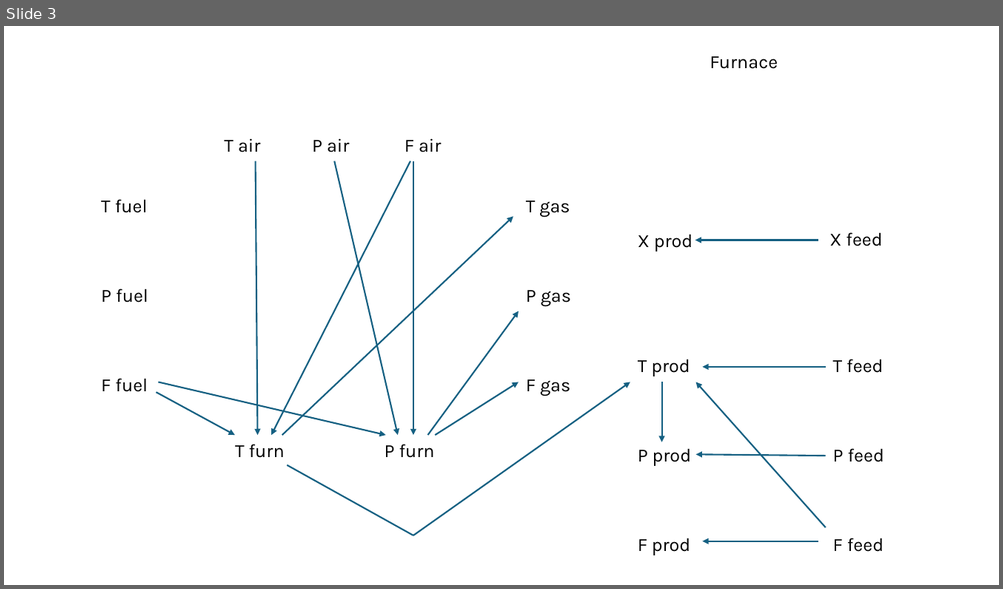
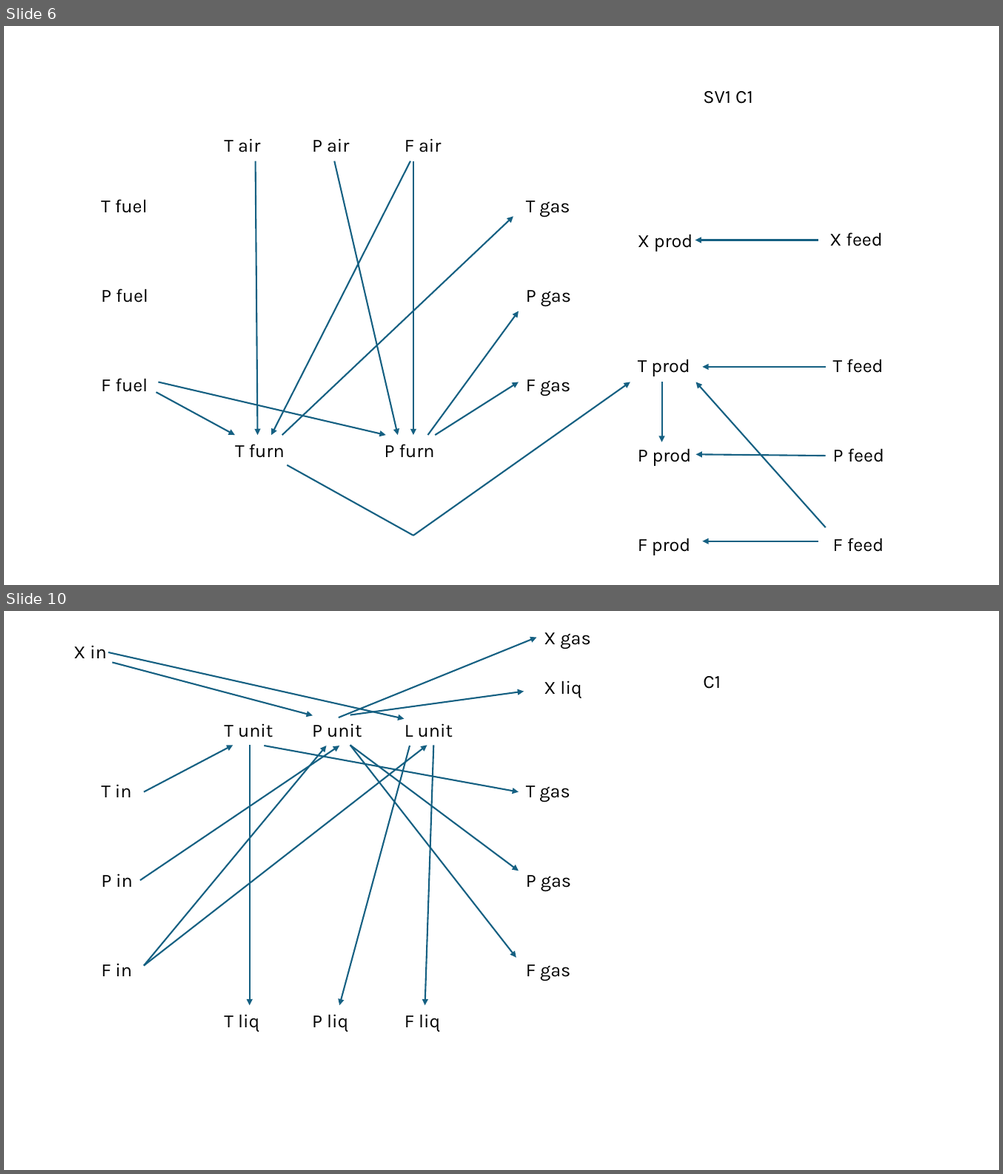
Before and after one commit to bdodd1/CPE440-Project---Graph-generation, a slide deck: Latent Subgraphs.pptx. Shown one above the other, each under a label of ours: slide 3 before the commit, slides 6 and 10 after it; the slides between them are not shown. The pictures are 1003x589 and 1003x1174 pixels, drawn with LibreOffice and Linux fonts; fonts in the diff are those of the drawing. Boxes give left, top, right and bottom in pixels: in the first picture for what was removed or moved away, otherwise in the second. Text is boxed around its words. In the diff, an @@ line names an element or a change of style, - is before the commit and + after.

```diff
--- a/Latent Subgraphs.pptx
+++ b/Latent Subgraphs.pptx
@@ slide 10 added at [4, 611, 999, 1170], background #FFFFFF @@
@@ text added at [543, 632, 590, 649], 18 pt, text #000000 @@
+X gas
@@ text added at [74, 645, 107, 658], 18 pt, text #000000 @@
+X in
@@ arrow added from (108, 652) to (404, 719), #156082 1.5 pt @@
@@ arrow added from (338, 718) to (537, 637), #156082 1.5 pt @@
@@ arrow added from (112, 663) to (313, 715), #156082 1.5 pt @@
@@ text added at [703, 676, 720, 689], 18 pt, text #000000 @@
+C1
@@ arrow added from (350, 715) to (524, 692), #156082 1.5 pt @@
@@ text added at [543, 681, 581, 698], 18 pt, text #000000 @@
+X liq
@@ text added at [224, 723, 452, 738], 18 pt, text #000000 @@
+T unit P unit L unit
@@ arrow added from (140, 880) to (340, 746), #156082 1.5 pt @@
@@ arrow added from (144, 792) to (233, 745), #156082 1.5 pt @@
@@ arrow added from (144, 966) to (327, 746), #156082 1.5 pt @@
@@ arrow added from (144, 966) to (427, 745), #156082 1.5 pt @@
@@ arrow added from (250, 745) to (250, 1005), #156082 1.5 pt @@
@@ arrow added from (264, 746) to (518, 792), #156082 1.5 pt @@
@@ arrow added from (410, 746) to (340, 1005), #156082 1.5 pt @@
@@ arrow added from (350, 745) to (518, 871), #156082 1.5 pt @@
@@ arrow added from (350, 745) to (516, 958), #156082 1.5 pt @@
@@ arrow added from (434, 745) to (425, 1005), #156082 1.5 pt @@
@@ text added at [101, 784, 133, 977], 18 pt, text #000000 @@
+T in
+P in
+F in
@@ text added at [526, 786, 571, 981], 18 pt, text #000000 @@
+T gas
+P gas
+F gas
@@ text added at [224, 1014, 440, 1032], 18 pt, text #000000 @@
+T liq P liq F liq
@@ what was slide 3 is now slide 6 @@
@@ slide 6 changed as well @@
@@ text at [703, 91, 753, 104]: text changed @@
-Furnace
+SV1 C1
```
Also in this commit, not shown: 2 other slides changed, 9 other slides added.
